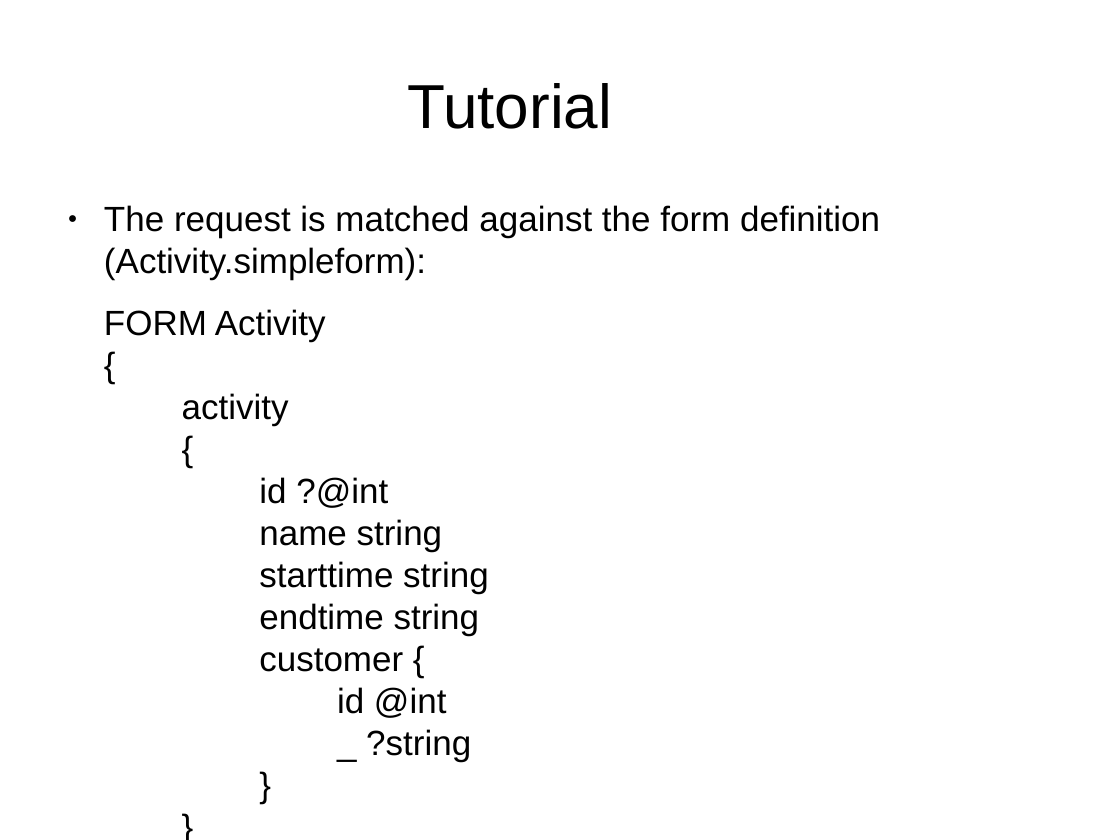
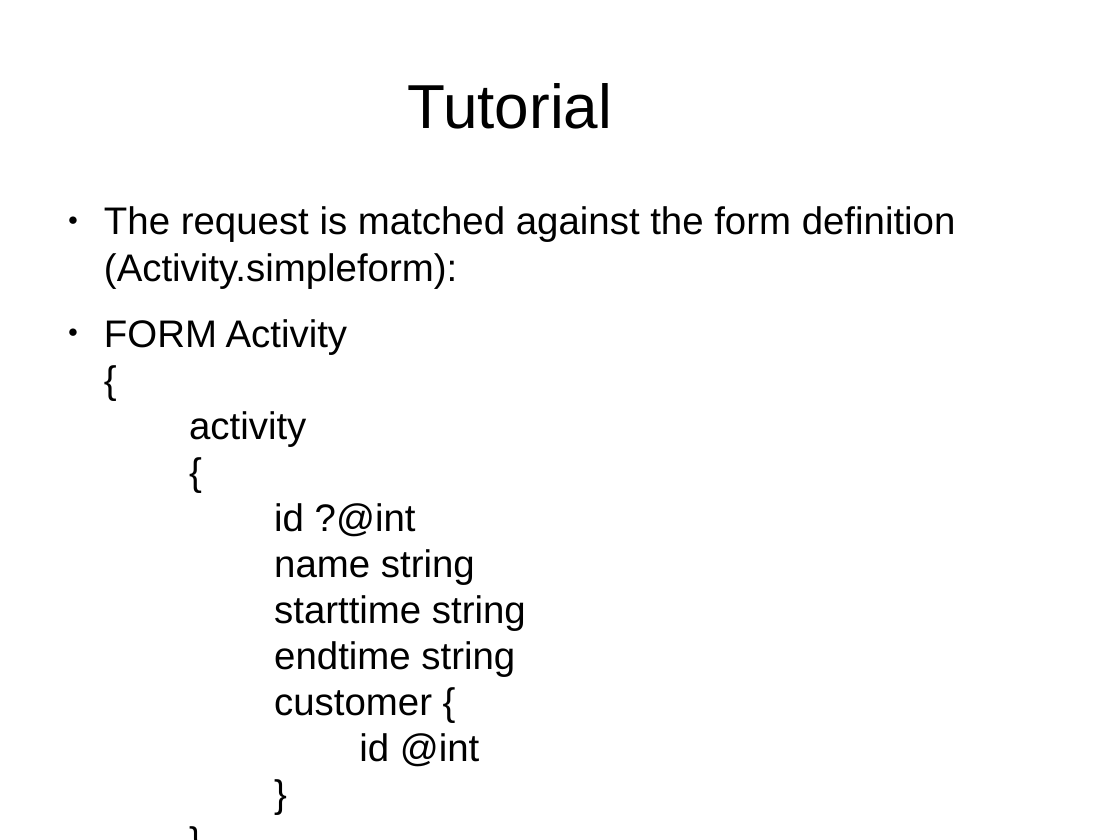
Before and after one commit to Wolframe/Wolframe, a slide deck: slide 11 of examples/tutorial/doc/tutorial.odp. Drawn at 1120x840 pixels with LibreOffice and Linux fonts; fonts in the diff are those of the drawing. Boxes give left, top, right and bottom in pixels: in the first picture for what was removed or moved away, otherwise in the second. Text is boxed around its words. In the diff, an @@ line names an element or a change of style, - is before the commit and + after.

```diff
--- a/examples/tutorial/doc/tutorial.odp
+++ b/examples/tutorial/doc/tutorial.odp
@@ text at (104,206,956,288): size 24.8 to 27.2 pt in "The request is matched against the form ..." @@
@@ text at (104,319,526,767): text changed; size 24.8 to 27.2 pt @@
-FORM Activity
-{
-activity
-{
-id ?@int
-name string
-starttime string
-endtime string
-customer {
-id @int
-_ ?string
-}
-}
-}
+● FORM Activity
+  {
+  activity
+  {
+  id ?@int
+  name string
+  starttime string
+  endtime string
+  customer {
+  id @int
+  }
+  }
+  }
```
Also in this commit, not shown: 6 other slides changed.
